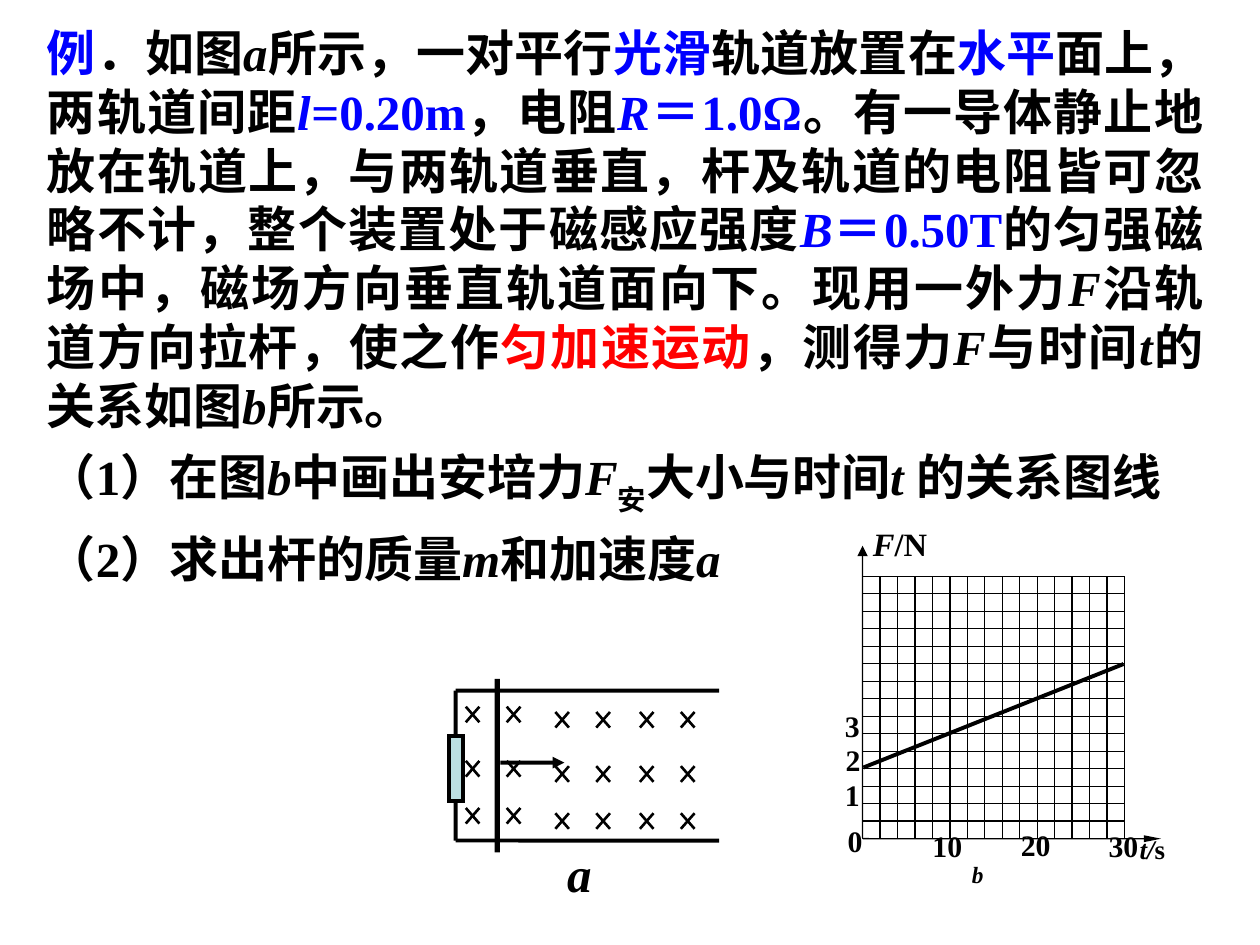
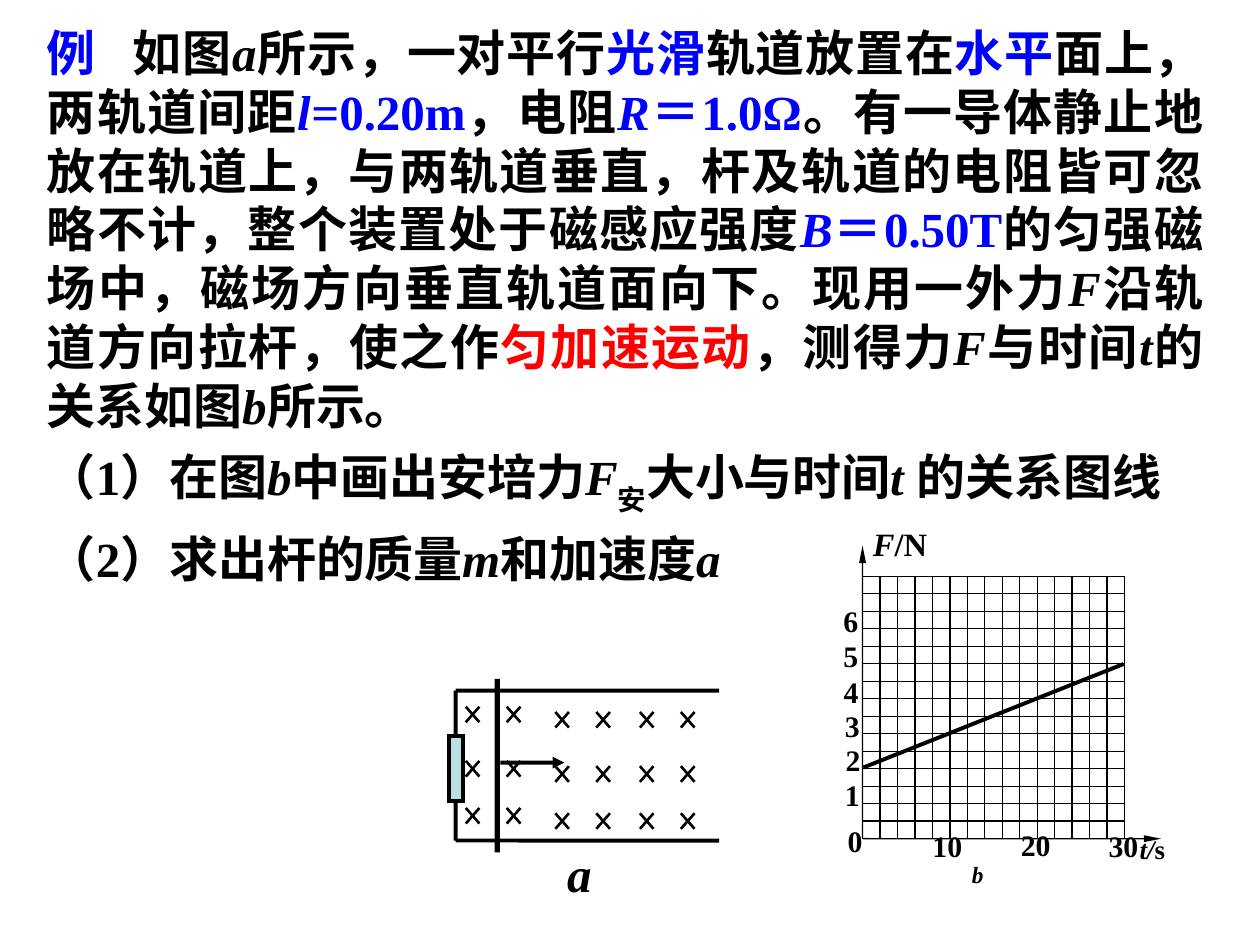
Before and after one commit to saddestboy/wuli2, a slide deck: slide 24 of 4.5A电磁感应问题的综合应用/习题课 电磁感应规律的综合应用.ppt (slide 22 before the commit). Drawn at 1260x945 pixels with LibreOffice and Linux fonts; fonts in the diff are those of the drawing. Boxes give left, top, right and bottom in pixels: in the first picture for what was removed or moved away, otherwise in the second. Text is boxed around its words. In the diff, an @@ line names an element or a change of style, - is before the commit and + after.

```diff
--- a/4.5A电磁感应问题的综合应用/习题课 电磁感应规律的综合应用.ppt
+++ b/4.5A电磁感应问题的综合应用/习题课 电磁感应规律的综合应用.ppt
@@ text at (47,29,1203,429): text changed @@
-例．如图a所示，一对平行光滑轨道放置在水平面上，两轨道间距l=0.20m，电阻R＝1.0Ω。有一导体静止地放在轨道上，与两轨道垂直，杆及轨道的电阻皆可忽略不计，整个装置处于磁感应强度B＝0.50T的匀强磁场中，磁场方向垂直轨道面向下。现用一外力F沿轨道方向拉杆，使之作匀加速运动，测得力F与时间t的关系如图b所示。
+例 如图a所示，一对平行光滑轨道放置在水平面上，两轨道间距l=0.20m，电阻R＝1.0Ω。有一导体静止地放在轨道上，与两轨道垂直，杆及轨道的电阻皆可忽略不计，整个装置处于磁感应强度B＝0.50T的匀强磁场中，磁场方向垂直轨道面向下。现用一外力F沿轨道方向拉杆，使之作匀加速运动，测得力F与时间t的关系如图b所示。
@@ text added at (843,612,858,633), 17 pt, text #000000, bold @@
+6
@@ text added at (843,647,858,668), 17 pt, text #000000, bold @@
+5
@@ text added at (844,683,859,703), 17 pt, text #000000, bold @@
+4
```
Also in this commit, not shown: 17 other slides changed, 6 slides added, 9 slides removed.
